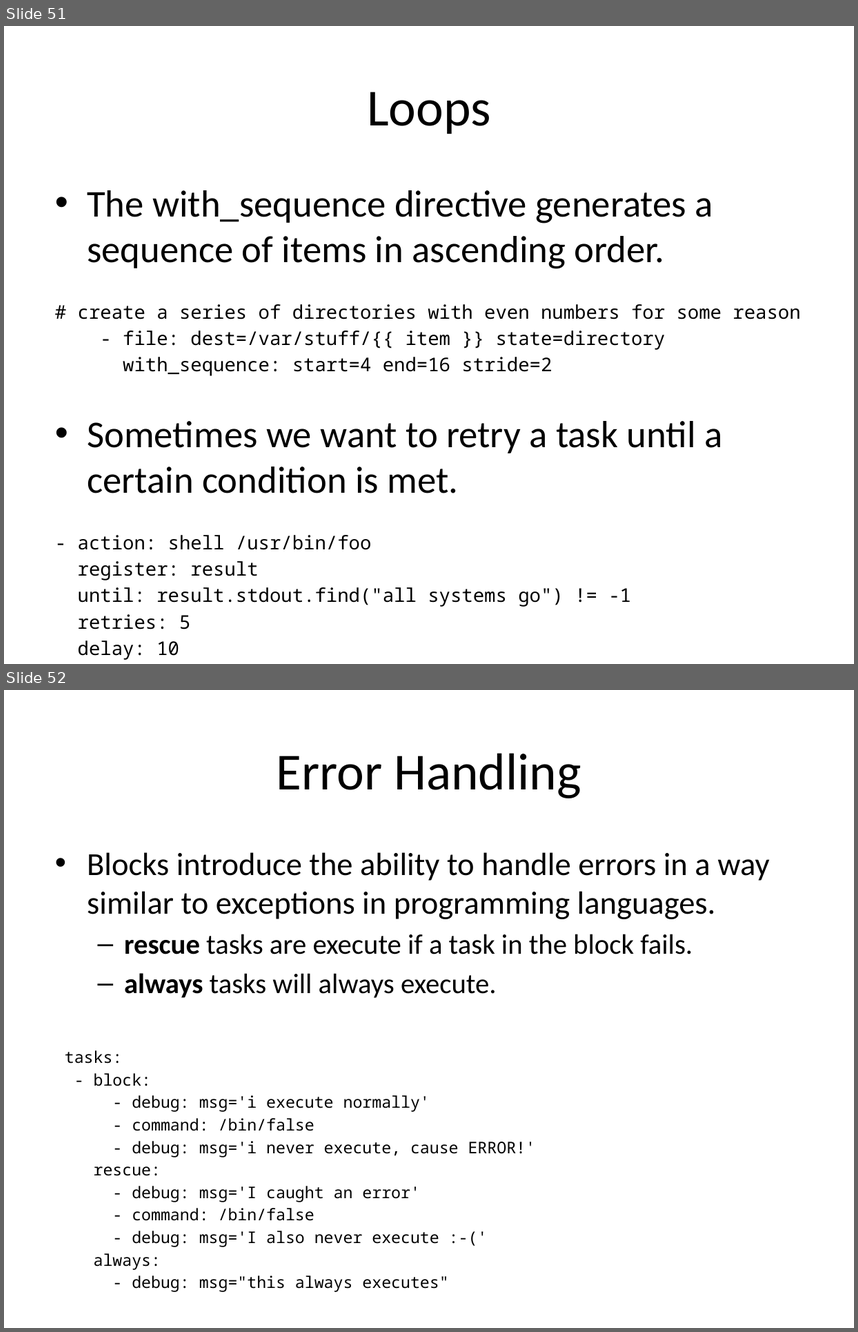
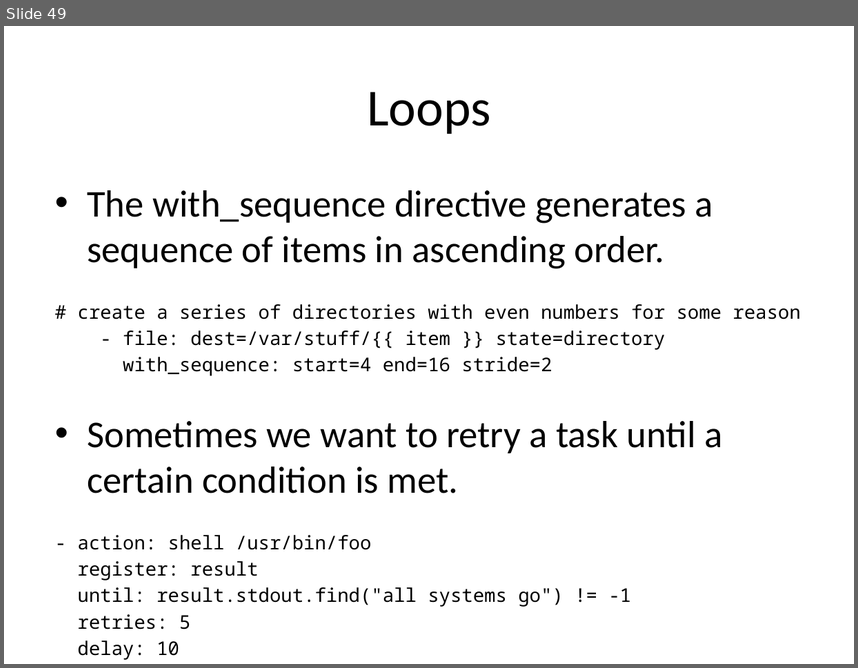
Before and after one commit to jasondbaker/infrastructure-class, a slide deck: lectures/infrastructure-week-10.pptx. Shown one above the other, each under a label of ours: slides 51 and 52 before the commit, slide 49 after it. The pictures are 858x1332 and 858x668 pixels, drawn with LibreOffice and Linux fonts; fonts in the diff are those of the drawing. Boxes give left, top, right and bottom in pixels: in the first picture for what was removed or moved away, otherwise in the second. Text is boxed around its words. In the diff, an @@ line names an element or a change of style, - is before the commit and + after.

```diff
--- a/lectures/infrastructure-week-10.pptx
+++ b/lectures/infrastructure-week-10.pptx
@@ slide 52 removed at [4, 690, 854, 1328], background #FFFFFF @@
@@ title removed at [276, 753, 581, 798] @@
-Error Handling
@@ text removed at [65, 852, 769, 1270] @@
-• Blocks introduce the ability to handle errors in a way similar to exceptions in programming languages.
-  – rescue tasks are execute if a task in the block fails.
-  – always tasks will always execute.
-tasks:
-- block:
-- debug: msg='i execute normally'
-- command: /bin/false
-- debug: msg='i never execute, cause ERROR!'
-rescue:
-- debug: msg='I caught an error'
-- command: /bin/false
-- debug: msg='I also never execute :-('
-always:
-- debug: msg="this always executes"
@@ what was slide 51 is now slide 49 @@
```
Also in this commit, not shown: 2 other slides removed, 1 other file.
